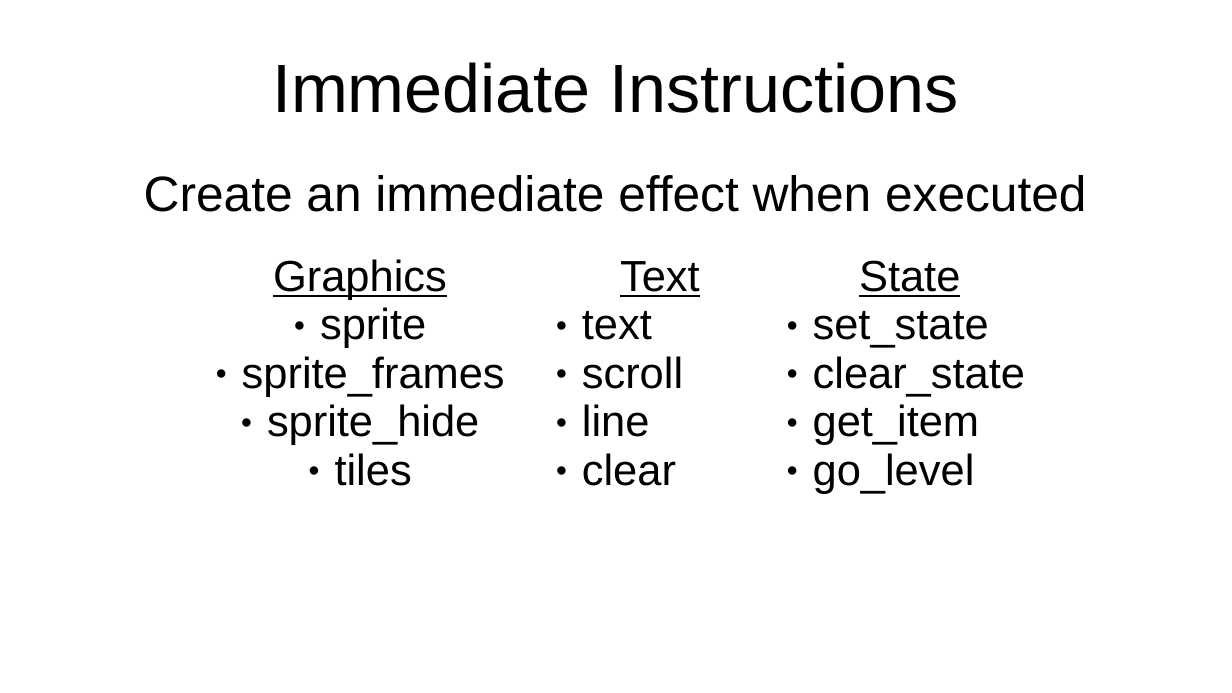
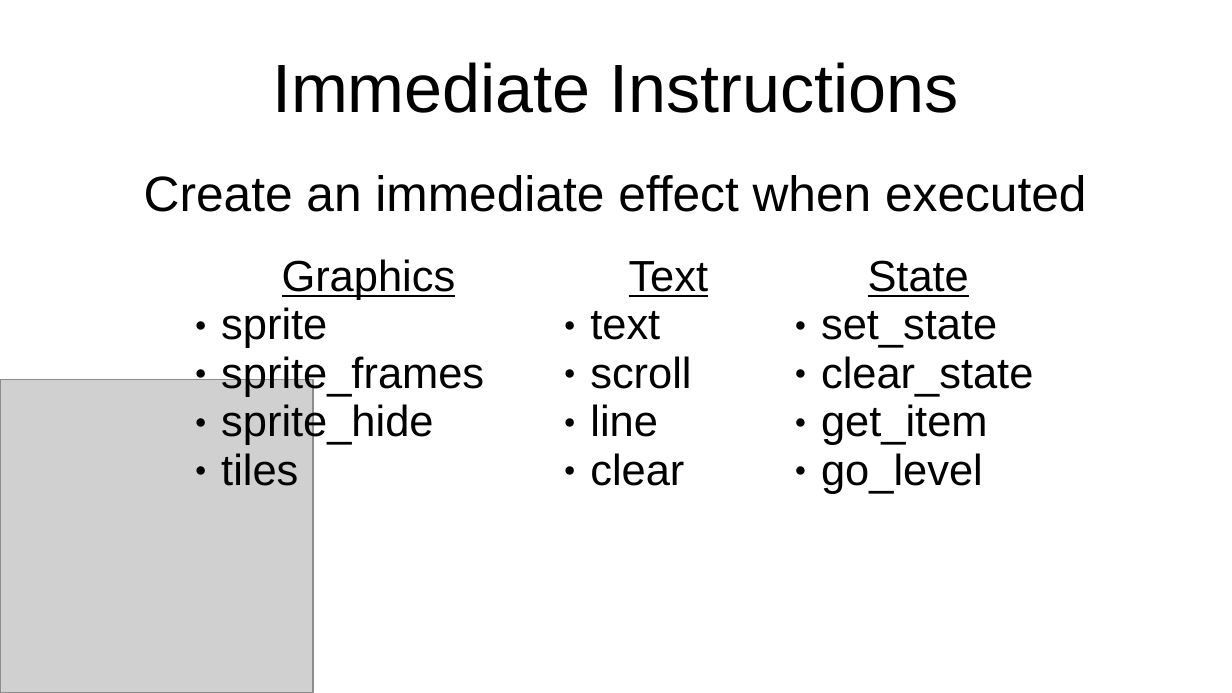
Before and after one commit to SlithyMatt/x16-xci, a slide deck: slide 3 of slides/XCI_animation_basics.odp (slide 2 before the commit). Drawn at 1232x693 pixels with LibreOffice and Linux fonts; fonts in the diff are those of the drawing; grey boxes stand for pictures. Boxes give left, top, right and bottom in pixels: in the first picture for what was removed or moved away, otherwise in the second. Text is boxed around its words. In the diff, an @@ line names an element or a change of style, - is before the commit and + after.

```diff
--- a/slides/XCI_animation_basics.odp
+++ b/slides/XCI_animation_basics.odp
@@ table at (183,247,1052,519) @@
@@ alignment centre to left @@
@@ borders changed @@
@@ table: place and size @@
-table at (176,247,1044,632)
+table at (183,247,1052,519)
@@ picture added at (0,380,313,693) @@
```
Also in this commit, not shown: 2 other slides changed, 1 slide added, 1 slide removed.
